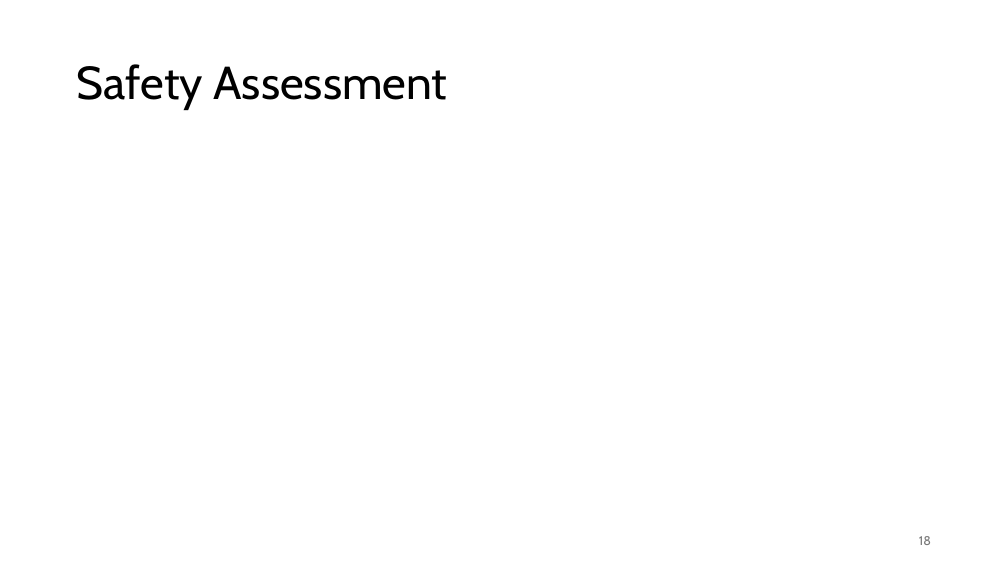
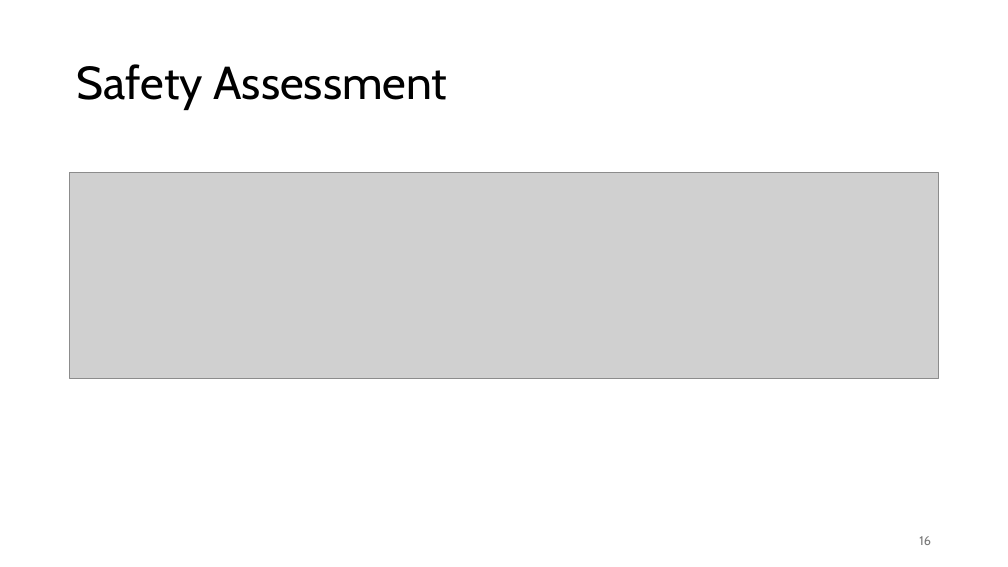
Before and after one commit to Niels149/AIASFault, a slide deck: slide 16 of AIASPres.pptx (slide 18 before the commit). Drawn at 1008x567 pixels with LibreOffice and Linux fonts; fonts in the diff are those of the drawing; grey boxes stand for pictures. Boxes give left, top, right and bottom in pixels: in the first picture for what was removed or moved away, otherwise in the second. Text is boxed around its words. In the diff, an @@ line names an element or a change of style, - is before the commit and + after.

```diff
--- a/AIASPres.pptx
+++ b/AIASPres.pptx
@@ picture added at (70,173,939,378) @@
@@ page number at (919,536,931,545): text changed @@
-18
+16
```
Also in this commit, not shown: 5 other slides changed, 3 slides added, 3 slides removed, 1 other file.
